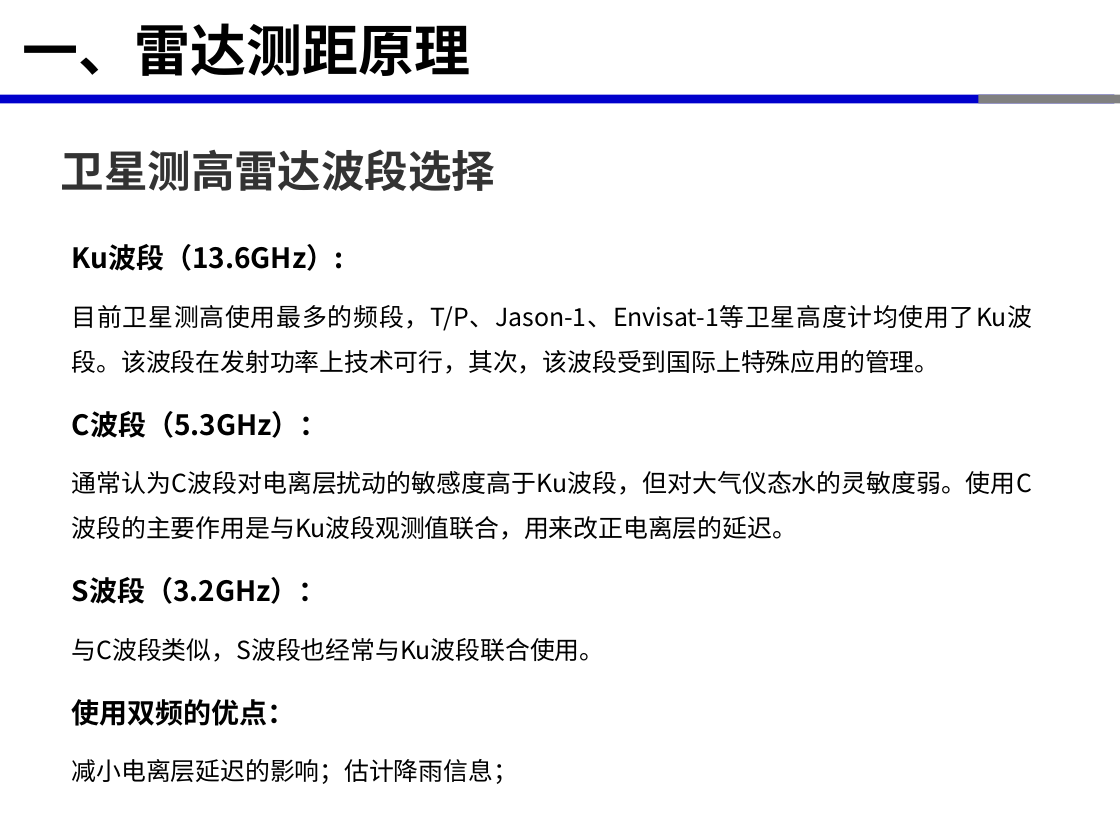
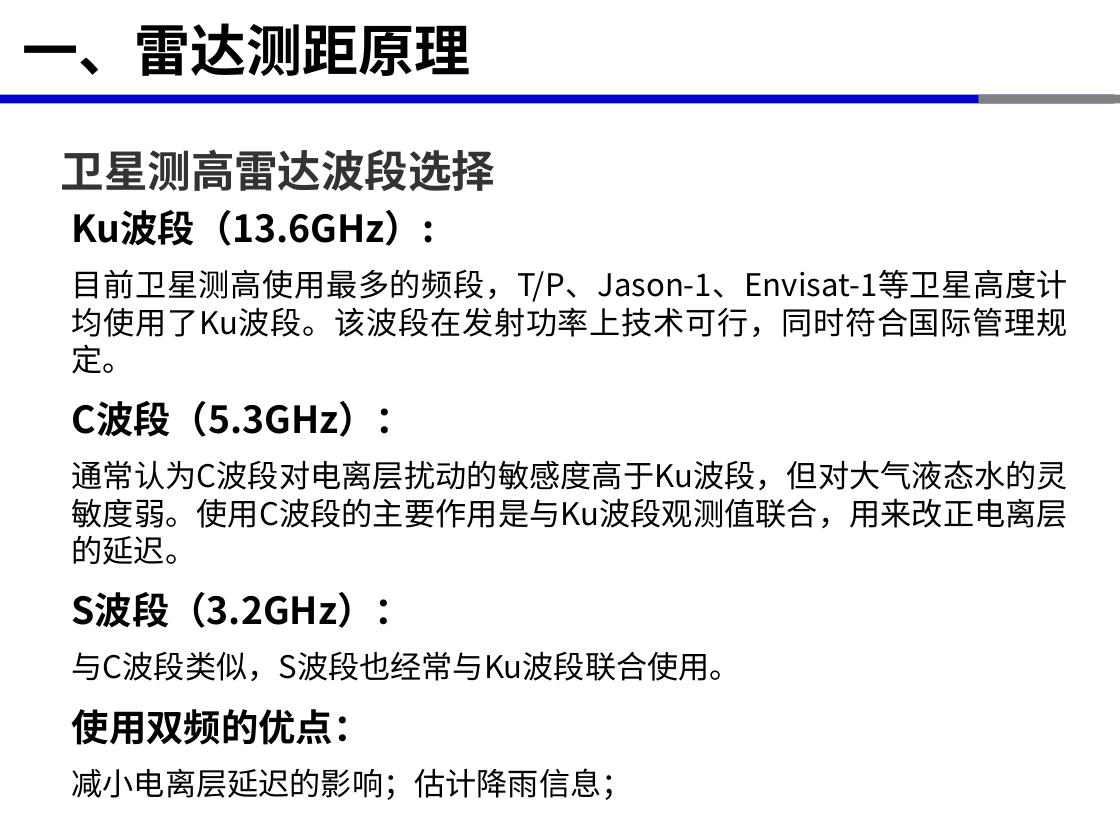
Before and after one commit to xinluo2018/satellite-altimetry-course, a slide deck: slide 7 of 第2章-星载雷达测高原理-2学时/第2章-星载雷达测高原理-2学时.pptx. Drawn at 1120x840 pixels with LibreOffice and Linux fonts; fonts in the diff are those of the drawing. Boxes give left, top, right and bottom in pixels: in the first picture for what was removed or moved away, otherwise in the second. Text is boxed around its words. In the diff, an @@ line names an element or a change of style, - is before the commit and + after.

```diff
--- a/第2章-星载雷达测高原理-2学时/第2章-星载雷达测高原理-2学时.pptx
+++ b/第2章-星载雷达测高原理-2学时/第2章-星载雷达测高原理-2学时.pptx
@@ text "Ku波段（13.6GHz）:" moved from (x1=72, y1=244, x2=1033, y2=784) to (x1=72, y1=210, x2=1068, y2=800) @@
@@ text at (x1=72, y1=210, x2=741, y2=800): size 18 to 24 pt in "Ku波段（13.6GHz）:", "C波段（5.3GHz）：", "S波段（3.2GHz）：", "使用双频的优点："; size 16 to 20 pt in "与C波段类似，S波段也经常与Ku波段联合使用。", "减小电离层延迟的影响；估计降雨信息；"; line spacing 1.5 to 1; more space between paragraphs @@
@@ text at (x1=72, y1=269, x2=1068, y2=374): text changed; size 16 to 20 pt @@
-目前卫星测高使用最多的频段，T/P、Jason-1、Envisat-1等卫星高度计均使用了Ku波段。该波段在发射功率上技术可行，其次，该波段受到国际上特殊应用的管理。
+目前卫星测高使用最多的频段，T/P、Jason-1、Envisat-1等卫星高度计均使用了Ku波段。该波段在发射功率上技术可行，同时符合国际管理规定。
@@ text at (x1=72, y1=460, x2=1068, y2=565): text changed; size 16 to 20 pt @@
-通常认为C波段对电离层扰动的敏感度高于Ku波段，但对大气仪态水的灵敏度弱。使用C波段的主要作用是与Ku波段观测值联合，用来改正电离层的延迟。
+通常认为C波段对电离层扰动的敏感度高于Ku波段，但对大气液态水的灵敏度弱。使用C波段的主要作用是与Ku波段观测值联合，用来改正电离层的延迟。
```
Also in this commit, not shown: 12 other slides changed, 2 slides removed, 2 other files.
